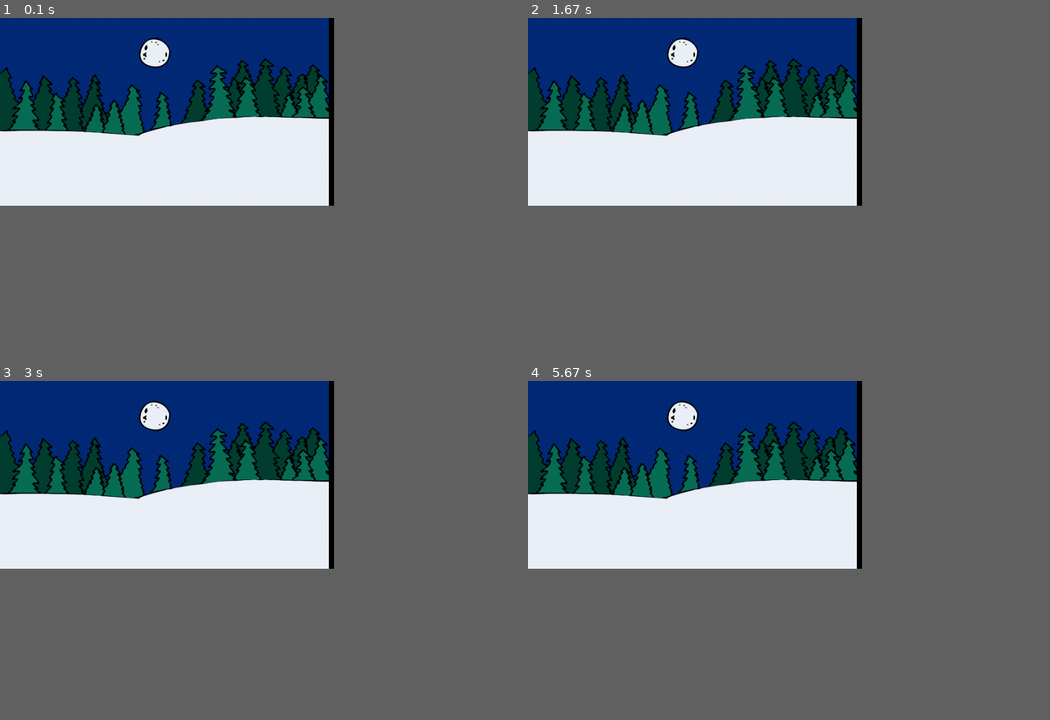
Above: before the commit, frames 1-4 (two rows, left to right).
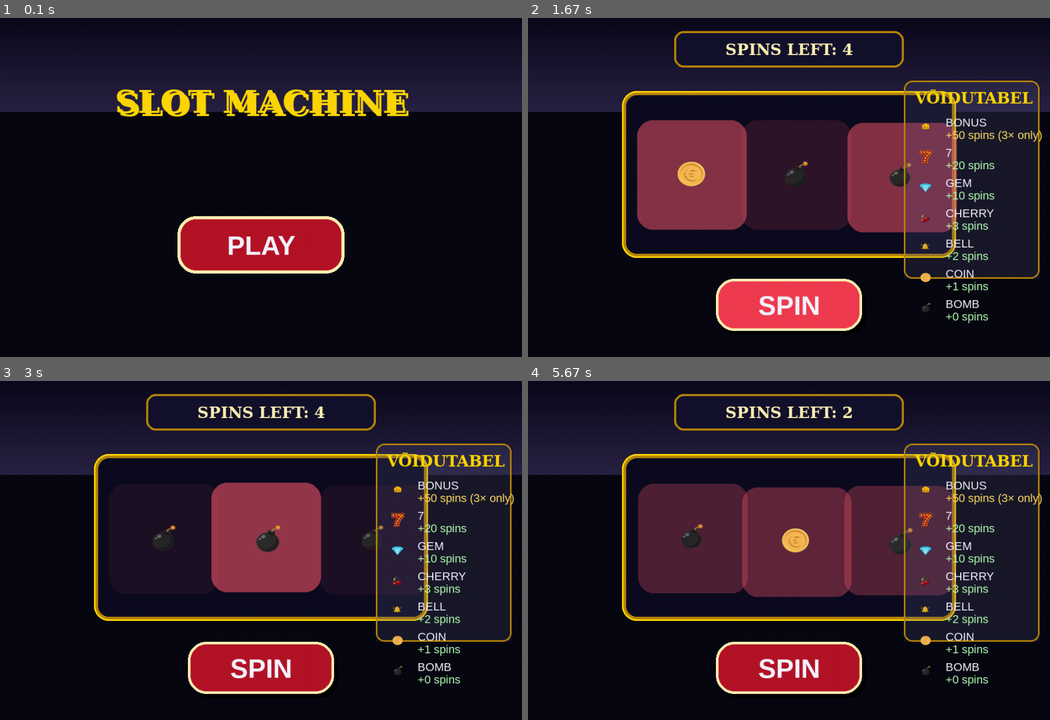
Above: after the commit, the same moments.

Repository: roadwizzvoco/pygame-slots
Game: pygame game, started from main.py
Two runs of this game, one before a commit and one after it. Both use one fixed random seed, a clock stepped at 60 frames per second and the inputs below.
Inputs (mouse positions are in pixels of both pictures, inside the frame that each line leads up to):
- Up to frame 1 (0.1 s): no input
- Up to frame 2 (1.67 s): press the mouse at (789, 245) at 0.37 s; move the mouse to (778, 170) at 0.47 s; release the mouse at (768, 95) at 0.6 s; press the mouse at (789, 306) at 0.7 s; move the mouse to (809, 282) at 0.8 s; release the mouse at (825, 258) at 0.93 s; press the mouse at (789, 306) at 1.03 s; move the mouse to (705, 265) at 1.13 s; release the mouse at (621, 228) at 1.27 s; press the mouse at (789, 306) at 1.37 s; move the mouse to (768, 306) at 1.47 s; release the mouse at (742, 306) at 1.6 s
- Up to frame 3 (3 s): click (344, 530) at 1.72 s; click (297, 679) at 2.55 s; press the mouse at (297, 679) at 2.87 s; move the mouse to (302, 567) at 2.97 s
- Up to frame 4 (5.67 s): release the mouse at (835, 455) at 3.1 s; click (789, 669) at 3.72 s, where only the run after the commit has a clickable "SPIN"; press the mouse at (825, 679) at 4.03 s; move the mouse to (757, 553) at 4.13 s; release the mouse at (689, 431) at 4.27 s; click (789, 669) at 4.88 s, where only the run after the commit has a clickable "SPIN"; press the mouse at (825, 679) at 5.2 s; move the mouse to (830, 597) at 5.3 s; release the mouse at (835, 519) at 5.43 s; press the mouse at (789, 669) at 5.53 s; move the mouse to (695, 669) at 5.63 s
In our replay, the window is 576x324 before the commit and 900x585 after it. These sizes can differ from the game's own. Grey fills any space a smaller window leaves; there, only what the larger window draws over its background counts as a difference.

The runs differ from the first frame. In frame 1, 46% of the frame differs, in the area x 0-100%, y 0-76%; in frame 2, 58%; in frame 3, 54%; in frame 4, 58%, in the area x 0-100%, y 0-93%.

Commit message:
Co-authored-by: 002ssk <002ssk@users.noreply.github.com>

Diff:
--- a/main.py
+++ b/main.py
@@ -1,26 +1,366 @@
+import pygame
+import random
 import os
-import pygame
-
-# See rida on vajalik, et pilves ei tekiks helivigu
-os.environ.setdefault("SDL_AUDIODRIVER", "dummy")
+import sys
+import math
+from collections import Counter
 
 pygame.init()
-screen = pygame.display.set_mode((640, 360))
-pygame.display.set_caption("Minu Pygame pilves")
-backgroundImage = pygame.image.load("taust.png")
+
+WIDTH = 1000
+HEIGHT = 650
+screen = pygame.display.set_mode((WIDTH, HEIGHT))
+pygame.display.set_caption("Slot Machine")
 
 clock = pygame.time.Clock()
+
+# Värvid
+BLACK = (8, 8, 18)
+GOLD = (255, 215, 0)
+DARK_GOLD = (184, 134, 11)
+LIGHT_GOLD = (255, 240, 180)
+RED = (180, 20, 40)
+BRIGHT_RED = (240, 60, 80)
+NEON_RED = (255, 90, 110)
+WHITE = (245, 245, 255)
+GRAY = (60, 60, 80)
+GLASS = (30, 30, 60, 140)
+
+# Sümbolid + rewards
+symbols_info = [
+    {"file": "bonus.png",  "name": "BONUS",  "prob": 0.00670},
+    {"file": "seitse.png", "name": "7",      "prob": 0.00446},
+    {"file": "diamond.png","name": "GEM",    "prob": 0.01339},
+    {"file": "cherry.png", "name": "CHERRY", "prob": 0.04464},
+    {"file": "bell.png",   "name": "BELL",   "prob": 0.06920},
+    {"file": "coin.png",   "name": "COIN",   "prob": 0.11161},
+    {"file": "bomb.png",   "name": "BOMB",   "prob": 0.75000},
+]
+
+# Base spins for EVERY symbol shown (except BONUS – handled separately)
+symbol_base_spins = {
+    "7":      20,
+    "GEM":    10,
+    "CHERRY": 3,
+    "BELL":   2,
+    "COIN":   1,
+    "BOMB":   0,
+    "BONUS":  0,
+}
+
+SYMBOL_SIZE = 130
+
+current_path = os.path.dirname(os.path.abspath(__file__))
+for symb in symbols_info:
+    try:
+        img = pygame.image.load(os.path.join(current_path, symb["file"])).convert_alpha()
+        symb["img"] = pygame.transform.smoothscale(img, (SYMBOL_SIZE, SYMBOL_SIZE))
+    except Exception as e:
+        print(f"Pilt puudu: {symb['file']} → {e}")
+        symb["img"] = pygame.Surface((SYMBOL_SIZE, SYMBOL_SIZE))
+        symb["img"].fill((random.randint(120,255), random.randint(80,220), random.randint(60,180)))
+
+# Fondid
+font_title  = pygame.font.SysFont("georgia", 68, bold=True)
+font_big    = pygame.font.SysFont("georgia", 48, bold=True)
+font_med    = pygame.font.SysFont("georgia", 34, bold=True)
+font_small  = pygame.font.SysFont("arial", 22)
+font_button = pygame.font.SysFont("arialblack", 46, bold=True)
+font_win    = pygame.font.SysFont("impact", 72, bold=True)
+
+# Muutujad
+reels = [0, 0, 0]
+spinning = [False, False, False]
+spin_progress = [0.0] * 3
+spin_start_time = 0
+spin_durations = [0] * 3
+
+BASE_SPIN_TIME = 550
+EXTRA_DELAY_PER_REEL = 350
+glow_timer = 0.0
+
+last_win = 0
+spins_left = 5           # ← CHANGED TO 5 (as you requested)
+
+game_state = "MENU"
+win_flash_timer = 0
+win_flash_active = False
+
+def draw_background():
+    screen.fill(BLACK)
+    for y in range(180):
+        ratio = y / 180
+        color = (
+            int(12 + 30 * ratio),
+            int(10 + 25 * ratio),
+            int(28 + 40 * ratio)
+        )
+        pygame.draw.line(screen, color, (0, y), (WIDTH, y))
+
+def draw_menu():
+    draw_background()
+    title = font_title.render("SLOT MACHINE", True, GOLD)
+    title_rect = title.get_rect(center=(WIDTH//2, 160))
+    screen.blit(title, title_rect.move(6,6))
+    screen.blit(title, title_rect)
+
+    btn_rect = pygame.Rect(WIDTH//2 - 160, 380, 320, 110)
+    mouse = pygame.mouse.get_pos()
+    hovered = btn_rect.collidepoint(mouse)
+    pressed = pygame.mouse.get_pressed()[0] and hovered
+
+    color = BRIGHT_RED if hovered else RED
+    if pressed: color = (210, 40, 80)
+
+    pygame.draw.rect(screen, color, btn_rect, border_radius=35)
+    pygame.draw.rect(screen, LIGHT_GOLD, btn_rect, width=6, border_radius=35)
+
+    play_txt = font_button.render("PLAY", True, WHITE)
+    screen.blit(play_txt, play_txt.get_rect(center=btn_rect.center))
+
+    return btn_rect
+
+def draw_header():
+    spins_rect = pygame.Rect(WIDTH//2 - 220, 25, 440, 70)
+    pygame.draw.rect(screen, (20, 18, 45), spins_rect, border_radius=18)
+    pygame.draw.rect(screen, DARK_GOLD, spins_rect, width=4, border_radius=18)
+    spins_txt = font_med.render(f"SPINS LEFT: {spins_left}", True, LIGHT_GOLD)
+    screen.blit(spins_txt, spins_txt.get_rect(center=spins_rect.center))
+
+def draw_paytable():
+    x, y, w, h = WIDTH - 280, 120, 260, 380
+    glass = pygame.Surface((w, h), pygame.SRCALPHA)
+    glass.fill(GLASS)
+    pygame.draw.rect(glass, (80,80,120,60), (0,0,w,h), border_radius=16)
+    screen.blit(glass, (x, y))
+    pygame.draw.rect(screen, DARK_GOLD, (x, y, w, h), border_radius=16, width=3)
+
+    title = font_med.render("VÕIDUTABEL", True, GOLD)
+    screen.blit(title, (x + 20, y + 15))
+
+    y_off = y + 60
+    for symb in symbols_info:
+        small = pygame.transform.smoothscale(symb["img"], (48, 48))
+        screen.blit(small, (x + 18, y_off + 4))
+
+        name = font_small.render(symb["name"], True, WHITE)
+        screen.blit(name, (x + 80, y_off + 8))
+
+        base = symbol_base_spins.get(symb["name"], 0)
+        if symb["name"] == "BONUS":
+            desc = "+50 spins (3× only)"
+            col = (255, 220, 100)
+        else:
+            desc = f"+{base} spins"
+            col = (180, 255, 180)
+
+        d = font_small.render(desc, True, col)
+        screen.blit(d, (x + 80, y_off + 32))
+
+        y_off += 58
+
+def draw_slot_area():
+    frame_rect = pygame.Rect(180, 140, 640, 320)
+    pygame.draw.rect(screen, DARK_GOLD, frame_rect, border_radius=28, width=8)
+    pygame.draw.rect(screen, GOLD, frame_rect, border_radius=28, width=3)
+
+    inner = frame_rect.inflate(-16, -16)
+    pygame.draw.rect(screen, (14, 12, 32), inner, border_radius=24)
+    return inner
+
+def draw_symbols(inner):
+    global glow_timer
+    start_x = inner.left + 60
+    y_pos = inner.centery - SYMBOL_SIZE // 2
+
+    for i in range(3):
+        x = start_x + i * 200
+        cx = x + SYMBOL_SIZE // 2
+        cy = y_pos + SYMBOL_SIZE // 2
+
+        if spinning[i]:
+            p = spin_progress[i]
+            offset_y = math.sin(p * math.pi * 6) * 9 * (1 - p)
+            scale = 1.0 + 0.06 * math.sin(p * math.pi * 10)
+
+            img = symbols_info[reels[i]]["img"]
+            scaled = pygame.transform.smoothscale(img, (int(SYMBOL_SIZE * scale), int(SYMBOL_SIZE * scale)))
+            rect = scaled.get_rect(center=(cx, cy + offset_y))
+
+            glow_timer += 0.16
+            alpha = int(80 + 70 * math.sin(glow_timer + i * 3))
+            glow = pygame.Surface((SYMBOL_SIZE + 80, SYMBOL_SIZE + 80), pygame.SRCALPHA)
+            pygame.draw.rect(glow, (*NEON_RED[:3], alpha), glow.get_rect(), border_radius=30)
+            screen.blit(glow, (rect.x - 40, rect.y - 40))
+
+            screen.blit(scaled, rect.topleft)
+        else:
+            screen.blit(symbols_info[reels[i]]["img"], (x, y_pos))
+
+def draw_win_effect():
+    global win_flash_timer, win_flash_active
+    if last_win <= 0 or not win_flash_active:
+        return
+
+    win_flash_timer += 1
+    if win_flash_timer > (180 if last_win >= 20 else 120):
+        win_flash_active = False
+        win_flash_timer = 0
+        return
+
+    flash_alpha = int(120 + 135 * math.sin(win_flash_timer * 0.35))
+    win_surf = pygame.Surface((WIDTH, HEIGHT), pygame.SRCALPHA)
+
+    if last_win >= 20:
+        txt = font_win.render(f"+{int(last_win)} SPINS!", True, (255, 215, 0))
+        extra = font_big.render("MEGA WIN!", True, (255, 180, 60))
+        extra.set_alpha(flash_alpha)
+        win_surf.blit(extra, extra.get_rect(center=(WIDTH//2, HEIGHT//2 - 130)))
+    else:
+        txt = font_big.render(f"+{int(last_win)} SPINS", True, (200, 255, 180))
+
+    txt.set_alpha(flash_alpha)
+    rect = txt.get_rect(center=(WIDTH//2, HEIGHT//2 - 30))
+    win_surf.blit(txt, rect)
+
+    screen.blit(win_surf, (0, 0))
+
+def draw_button():
+    btn_rect = pygame.Rect(WIDTH//2 - 140, 500, 280, 100)
+    mouse = pygame.mouse.get_pos()
+    hovered = btn_rect.collidepoint(mouse)
+    pressed = pygame.mouse.get_pressed()[0] and hovered
+
+    shadow = btn_rect.move(8 if not pressed else 4, 8 if not pressed else 4)
+    pygame.draw.rect(screen, (0,0,0,180), shadow, border_radius=35)
+
+    if spins_left <= 0:
+        col = GRAY
+        txt = "RESTART"
+    else:
+        col = NEON_RED if pressed else (BRIGHT_RED if hovered else RED)
+        txt = "SPIN"
+
+    pygame.draw.rect(screen, col, btn_rect, border_radius=35)
+    pygame.draw.rect(screen, LIGHT_GOLD, btn_rect, width=5, border_radius=35)
+
+    t = font_button.render(txt, True, WHITE)
+    screen.blit(t, t.get_rect(center=btn_rect.center))
+
+    return btn_rect
+
+def start_spin():
+    global spins_left, spinning, spin_start_time, spin_durations, spin_progress, last_win, win_flash_active
+
+    if spins_left <= 0 or any(spinning):
+        return
+
+    last_win = 0
+    win_flash_active = False
+
+    spinning = [True] * 3
+    spin_start_time = pygame.time.get_ticks()
+    spin_durations = [BASE_SPIN_TIME + i * EXTRA_DELAY_PER_REEL + random.randint(-50, 50) for i in range(3)]
+    spin_progress = [0.0] * 3
+    spins_left -= 1
+
+def update_reels():
+    global spinning, reels, spin_progress, last_win, win_flash_active
+
+    if not any(spinning):
+        return
+
+    elapsed = pygame.time.get_ticks() - spin_start_time
+    still = False
+
+    for i in range(3):
+        if elapsed < spin_durations[i]:
+            still = True
+            p = elapsed / spin_durations[i]
+            spin_progress[i] = p
+            if random.random() < (0.78 - p * 0.68):
+                reels[i] = weighted_random_symbol()
+        else:
+            spin_progress[i] = 1.0
+
+    if not still:
+        spinning = [False] * 3
+        check_win()
+        if last_win > 0:
+            win_flash_active = True
+
+def check_win():
+    global spins_left, last_win, win_flash_active
+
+    counts = Counter(reels)
+    total_extra = 0
+    bonus_count = 0
+
+    for sym_idx, count in counts.items():
+        sym_name = symbols_info[sym_idx]["name"]
+        if sym_name == "BONUS":
+            bonus_count = count
+        else:
+            base = symbol_base_spins.get(sym_name, 0)
+            total_extra += base * count
+
+    if bonus_count == 3:
+        total_extra += 50
+
+    if total_extra > 0:
+        spins_left += total_extra
+        last_win = total_extra
+        win_flash_active = True
+
+def weighted_random_symbol():
+    r = random.random()
+    cum = 0.0
+    for i, s in enumerate(symbols_info):
+        cum += s["prob"]
+        if r < cum:
+            return i
+    return len(symbols_info) - 1
+
+# PEA LOOP
 running = True
+play_rect = None
+spin_rect = None
 
 while running:
+    clock.tick(60)
+
     for e in pygame.event.get():
         if e.type == pygame.QUIT:
             running = False
 
-    #screen.fill((30, 30, 30)) # Tumehall taust
-   # pygame.draw.circle(screen, (80, 200, 120), (320, 180), 60) # Roheline ring
-    screen.blit(backgroundImage, (0, 0))
+        if e.type == pygame.MOUSEBUTTONDOWN:
+            if game_state == "MENU":
+                if play_rect and play_rect.collidepoint(e.pos):
+                    game_state = "GAME"
+            else:
+                if spin_rect and spin_rect.collidepoint(e.pos):
+                    if spins_left > 0 and not any(spinning):
+                        start_spin()
+                    elif spins_left <= 0:
+                        # Restart game
+                        spins_left = 5          # ← also changed restart to 5
+                        last_win = 0
+                        reels = [0, 0, 0]
+
+    draw_background()
+
+    if game_state == "MENU":
+        play_rect = draw_menu()
+    else:
+        draw_header()
+        inner = draw_slot_area()
+        draw_symbols(inner)
+        draw_paytable()
+        draw_win_effect()
+        spin_rect = draw_button()
+        update_reels()
+
     pygame.display.flip()
-    clock.tick(60)
 
 pygame.quit()
+sys.exit()
Binary file added: bell.png
Binary file added: bomb.png
Binary file added: bonus.png
Binary file added: cherry.png
Binary file added: coin.png
Binary file added: diamond.png
Binary file added: grind.png
Binary file added: seitse.png
Binary file removed: taust.png
